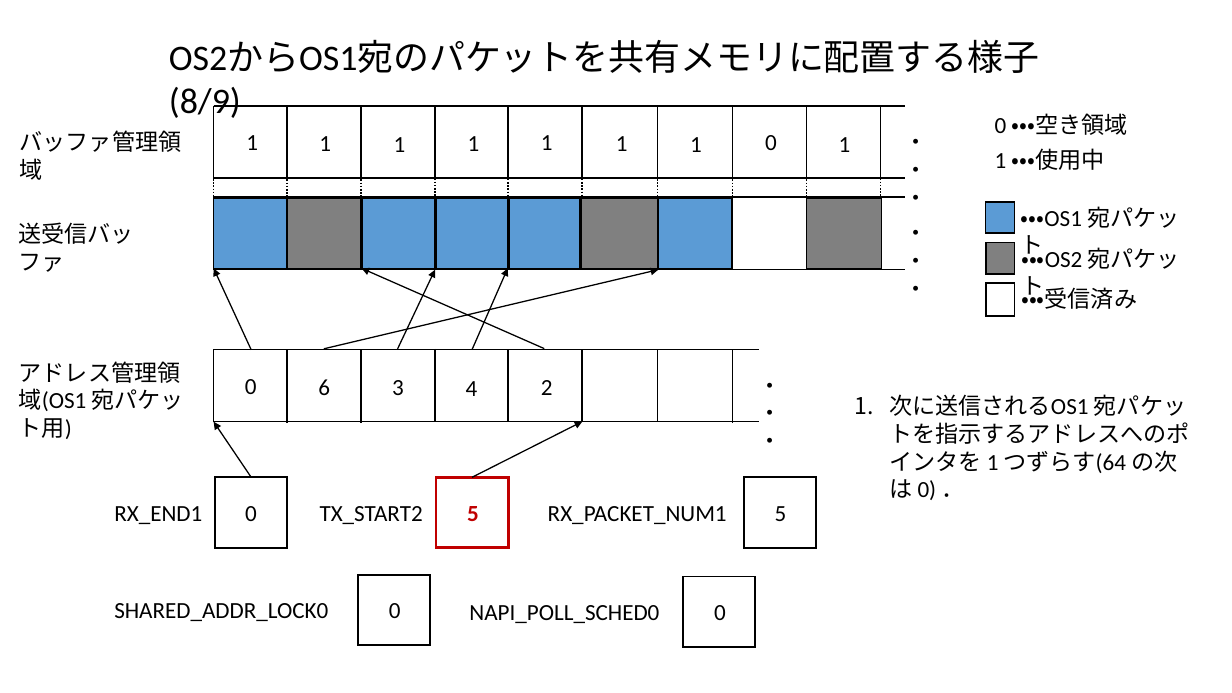
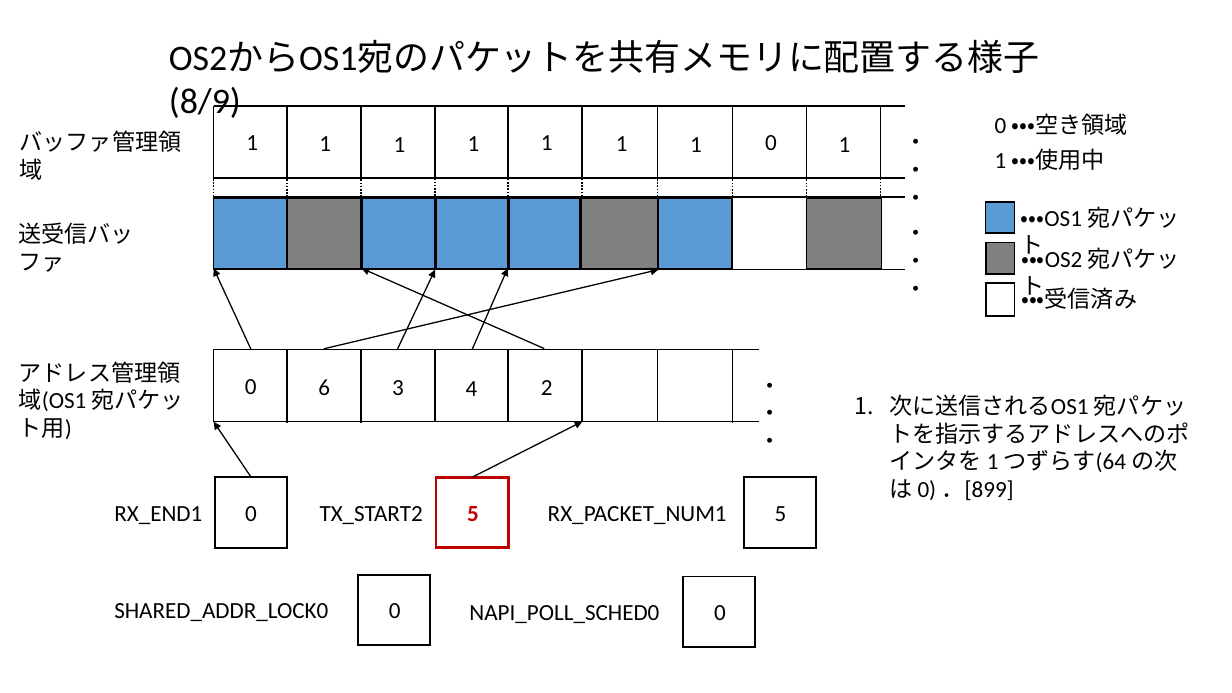
Before and after one commit to yoshida-shu/materials, a slide deck: slide 9 of snull.pptx. Drawn at 1232x693 pixels with LibreOffice and Linux fonts; fonts in the diff are those of the drawing. Boxes give left, top, right and bottom in pixels: in the first picture for what was removed or moved away, otherwise in the second. Text is boxed around its words. In the diff, an @@ line names an element or a change of style, - is before the commit and + after.

```diff
--- a/snull.pptx
+++ b/snull.pptx
@@ text at [889, 394, 1189, 500]: text changed @@
-1. 次に送信されるOS1 宛パケットを指示するアドレスへのポインタを 1 つずらす(64 の次は 0) ．
+1. 次に送信されるOS1 宛パケットを指示するアドレスへのポインタを 1 つずらす(64 の次は 0) ．[899]
```
Also in this commit, not shown: 15 other slides changed, 1 other file.
